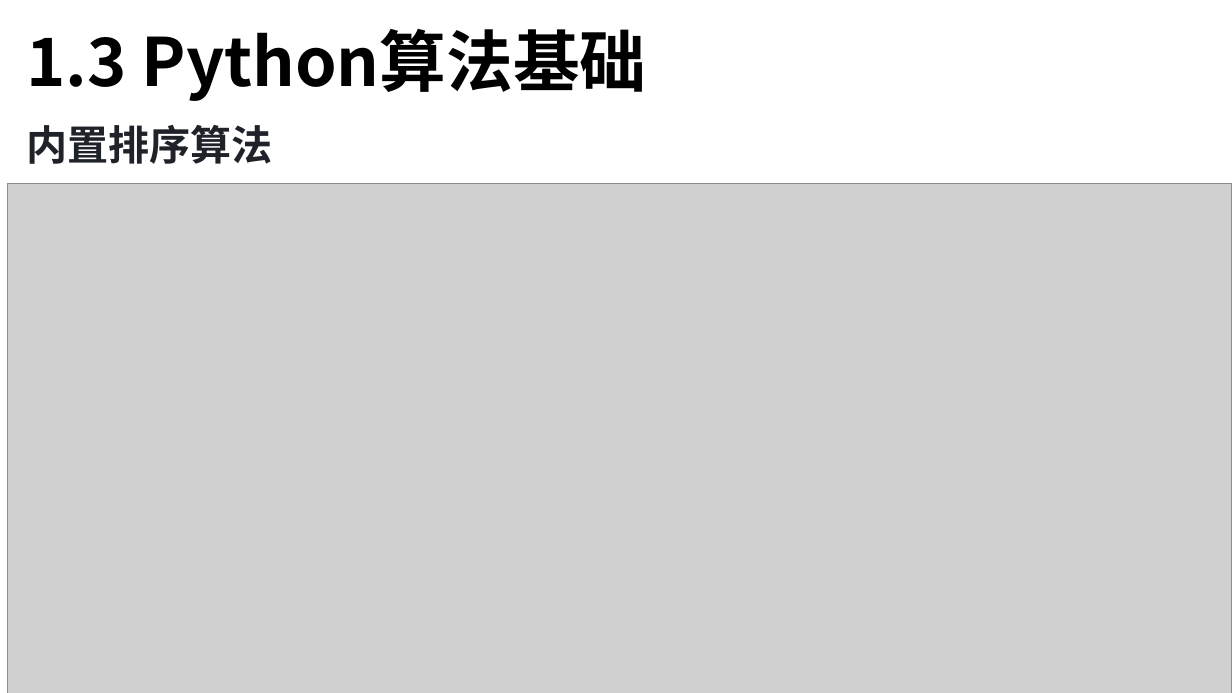
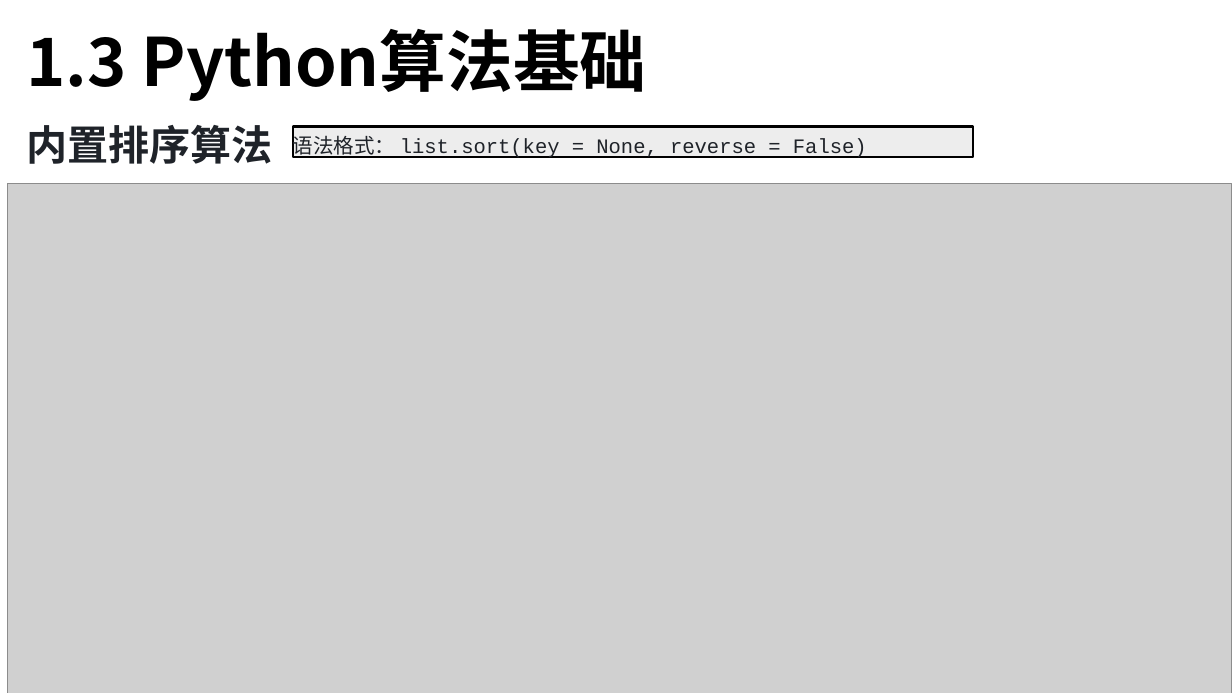
Before and after one commit to TsingPig/CodeRepo, a slide deck: slide 28 of Algorithm/_____保研岛____Python蓝桥杯/课件/Python 课时1.pptx (slide 30 before the commit). Drawn at 1232x693 pixels with LibreOffice and Linux fonts; fonts in the diff are those of the drawing; grey boxes stand for pictures. Boxes give left, top, right and bottom in pixels: in the first picture for what was removed or moved away, otherwise in the second. Text is boxed around its words. In the diff, an @@ line names an element or a change of style, - is before the commit and + after.

```diff
--- a/Algorithm/_____保研岛____Python蓝桥杯/课件/Python 课时1.pptx
+++ b/Algorithm/_____保研岛____Python蓝桥杯/课件/Python 课时1.pptx
@@ rectangle added at [293, 127, 973, 157], fill #EDEDED, outline #000000 2 pt, 16 pt, text #1F2329 @@
+语法格式： list.sort(key = None, reverse = False)
```
Also in this commit, not shown: 7 other slides changed, 2 slides added, 4 slides removed, 3 other files.
